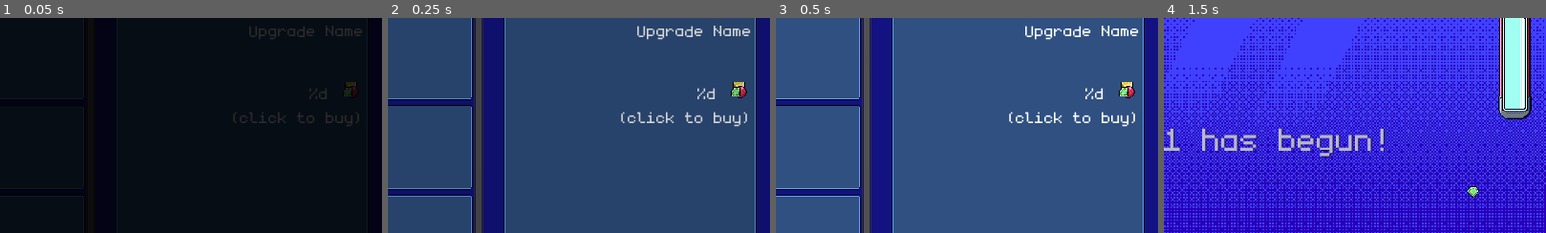
Above: before the commit, frames 1-4 (left to right).
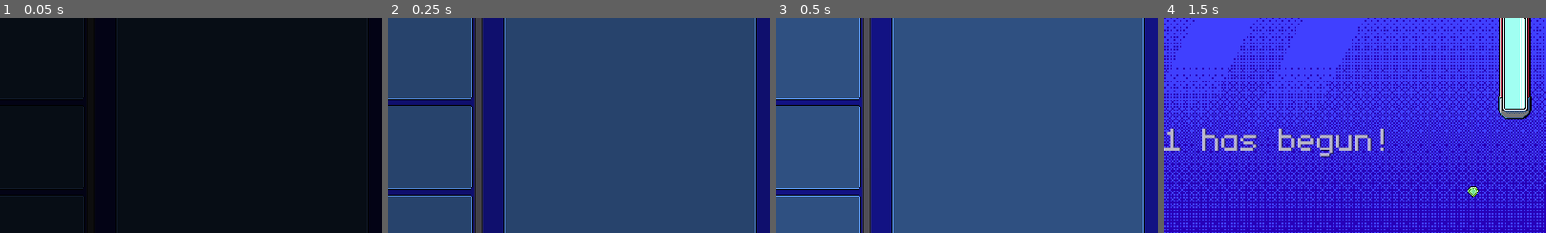
Above: after the commit, the same moments.

Repository: dmitriy-shmilo/gwj41
Game: Godot game, scene res://shop_screen/shop_screen.tscn
Same seed, same stepped clock (60 frames per second), same inputs: the game is played once before the commit and once after it. This scene is started directly instead of the project's main scene. The engine's default icon, where the game draws it, is replaced by a stand-in: a white triangle on a blue panel in a dark square. Sound files missing from this copy of the repository are replaced by a short silence.
Inputs (mouse positions are % of the whole screen's width and height, from its top left):
- Up to frame 1 (0.05 s): no input
- Up to frame 2 (0.25 s): no input
- Up to frame 3 (0.5 s): no input
- Up to frame 4 (1.5 s): click "Descend Again" at 0.5 s; tap Enter at 1.25 s; move the mouse to (72, 45) at 1.27 s; hold D (ui_right) from 1.28 s (still down)
The pictures show only the part of the screen within x 50-100%, y 18-68%; the shares and areas given below are measured in that part.

The runs differ from the first frame. In frame 1, 0.7% of the frame differs, in the area x 61-95%, y 3-51%; in frame 2, 1.5%; in frame 3, 1.7%; in frame 4, nothing differs.

Commit message:
Apply speed upgrades. Keep unlocked upgrades as floats. Clear placeholder upgrade text.

Diff:
--- a/src/game_screen/submarine.gd
+++ b/src/game_screen/submarine.gd
@@ -1,10 +1,12 @@
 extends KinematicBody2D
 class_name Submarine
 
+const BASE_SPEED = 50.0
+
 signal special_pressed(sender)
 
-export(float) var base_up_speed = 50.0
-export(float) var base_down_speed = 50.0
+export(float) var base_up_speed = BASE_SPEED
+export(float) var base_down_speed = BASE_SPEED
 export(Vector2) var direction = Vector2.ZERO
 
 onready var _effect_player: AnimationPlayer = $"EffectPlayer"
@@ -15,6 +17,14 @@
 var _up_speed = base_up_speed
 var _down_speed = base_down_speed
 var _is_emerging = false
+
+
+func _ready() -> void:
+	for upgrade in UpgradeRegistry.get_purchased_upgrades():
+		if upgrade.type == Upgrade.Type.vspeed:
+			base_up_speed += upgrade.strength
+			base_down_speed += upgrade.strength
+
 
 func _process(delta: float) -> void:
 	if _is_emerging:
@@ -50,7 +60,7 @@
 
 
 func emerge() -> void:
-	modify_vspeed(25.0)
+	_up_speed = BASE_SPEED * 2.0
 	_body_shape.set_deferred("disabled", true)
 	_is_emerging = true
 
--- a/src/shop_screen/shop_screen.tscn
+++ b/src/shop_screen/shop_screen.tscn
@@ -42,28 +42,24 @@
 margin_bottom = 64.0
 rect_min_size = Vector2( 0, 64 )
 size_flags_vertical = 1
-text = "Upgrade Name"
 align = 2
 autowrap = true
 
 [node name="UpgradePriceLabel" type="RichTextLabel" parent="SideBarContainer/VBoxContainer"]
 margin_top = 68.0
 margin_right = 306.0
-margin_bottom = 105.0
+margin_bottom = 100.0
 rect_min_size = Vector2( 0, 32 )
 custom_fonts/normal_font = ExtResource( 5 )
 bbcode_enabled = true
-bbcode_text = "[right]  %d [img]res://assets/art/treasure_icon.tres[/img][/right]"
-text = "  %d "
 fit_content_height = true
 scroll_active = false
 
 [node name="UpgradeDescriptionLabel" type="Label" parent="SideBarContainer/VBoxContainer"]
-margin_top = 109.0
+margin_top = 104.0
 margin_right = 306.0
-margin_bottom = 135.0
+margin_bottom = 130.0
 size_flags_vertical = 1
-text = "(click to buy)"
 align = 2
 autowrap = true
 
--- a/src/shop_screen/upgrade_button.gd
+++ b/src/shop_screen/upgrade_button.gd
@@ -32,7 +32,7 @@
 
 	if UserSaveData.current_treasure >= _upgrade.price:
 		_upgrade.purchased = true
-		UserSaveData.unlocked_upgrades.append(_upgrade.id)
+		UserSaveData.unlocked_upgrades.append(float(_upgrade.id))
 		UserSaveData.current_treasure -= _upgrade.price
 		emit_signal("purchased", self, _upgrade)
 		refresh()
